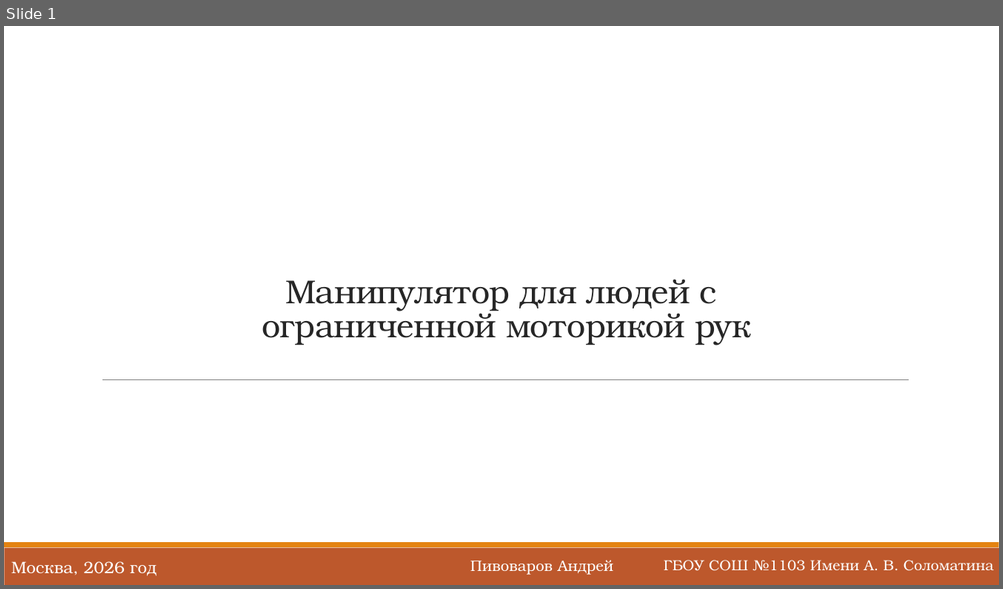
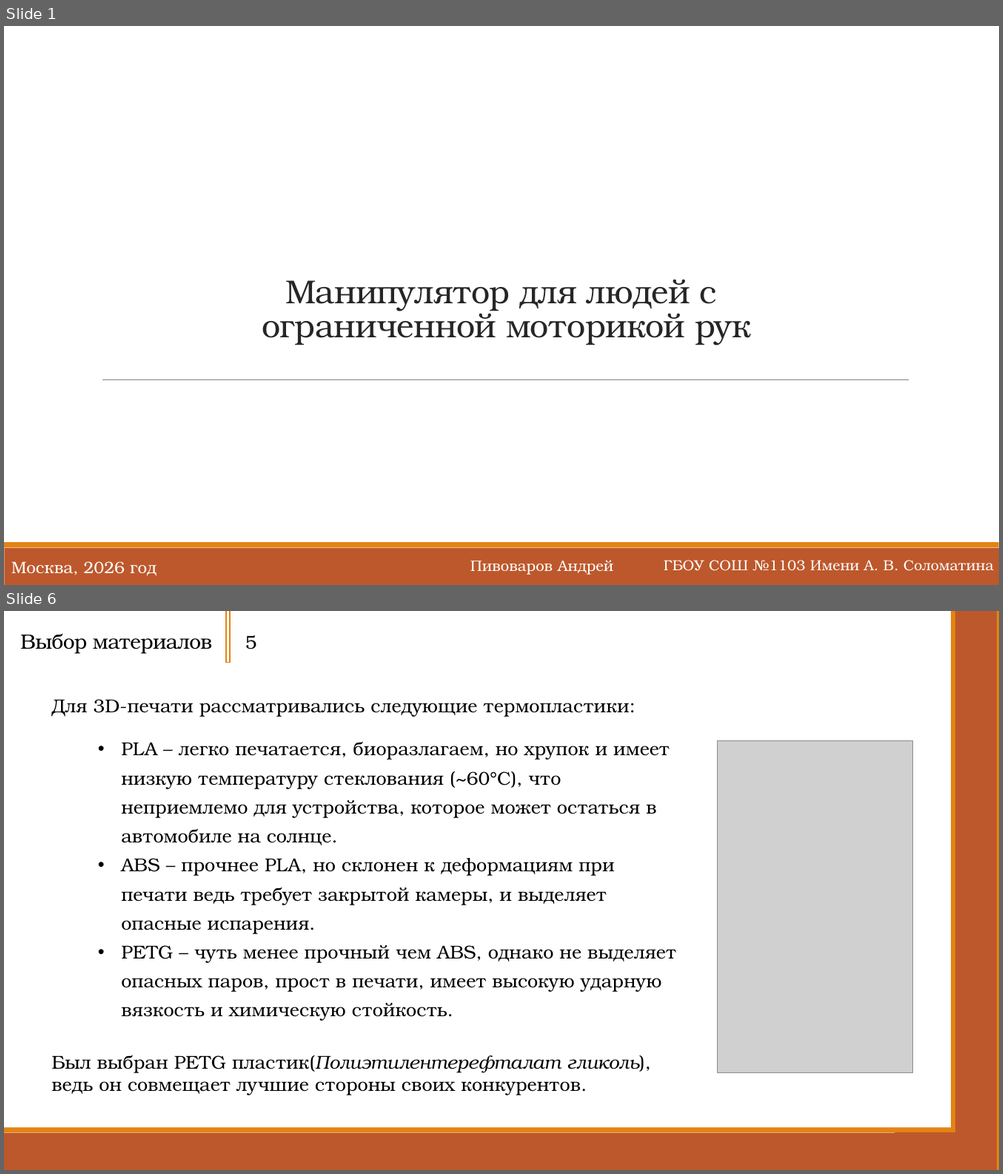
Before and after one commit to Zerocummer/Mmm-Yummers, a slide deck: Мышка для людей с ОВЗ/Документы/Презентация о манипуляторе.pptx. Shown one above the other, each under a label of ours: slide 1 before the commit, slides 1 and 6 after it; the slides between them are not shown. The pictures are 1003x589 and 1003x1174 pixels, drawn with LibreOffice and Linux fonts; fonts in the diff are those of the drawing; grey boxes stand for pictures. Boxes give left, top, right and bottom in pixels: in the first picture for what was removed or moved away, otherwise in the second. Text is boxed around its words. In the diff, an @@ line names an element or a change of style, - is before the commit and + after.

```diff
--- a/Мышка для людей с ОВЗ/Документы/Презентация о манипуляторе.pptx
+++ b/Мышка для людей с ОВЗ/Документы/Презентация о манипуляторе.pptx
@@ slide 6 added at bbox=[4, 611, 999, 1170], background #FFFFFF; not listed: 2 template elements that a slide beside it also shows @@
@@ rectangle added at bbox=[226, 611, 230, 663], outline #E48312 1.25 pt @@
@@ rectangle added at bbox=[953, 611, 999, 1170], fill #BD582C, outline #E48312 4.5 pt @@
@@ title added at bbox=[20, 633, 212, 654], 20 pt, text #000000 @@
+Выбор материалов
@@ text added at bbox=[245, 635, 257, 649], 18 pt, text #000000 @@
+5
@@ text added at bbox=[51, 699, 629, 717], 18 pt, text #000000 @@
+Для 3D-печати рассматривались следующие термопластики:
@@ text added at bbox=[121, 741, 676, 1021], 18 pt, text #000000 @@
+• PLA – легко печатается, биоразлагаем, но хрупок и имеет низкую температуру стеклования (~60°C), что неприемлемо для устройства, которое может остаться в автомобиле на солнце.
+• ABS – прочнее PLA, но склонен к деформациям при печати ведь требует закрытой камеры, и выделяет опасные испарения.
+• PETG – чуть менее прочный чем ABS, однако не выделяет опасных паров, прост в печати, имеет высокую ударную вязкость и химическую стойкость.
@@ picture added at bbox=[717, 741, 913, 1073] @@
@@ rectangle added at bbox=[96, 749, 921, 759], fill #FFFFFF @@
@@ text added at bbox=[51, 1055, 651, 1096], 18 pt, text #000000 @@
+Был выбран PETG пластик(Полиэтилентерефталат гликоль), ведь он совмещает лучшие стороны своих конкурентов.
@@ rectangle added at bbox=[895, 1134, 973, 1170], fill #BD582C, outline #BD582C 1.25 pt @@
```
Also in this commit, not shown: 1 slide changed, 3 other slides added, 1 slide removed, 7 other files.
